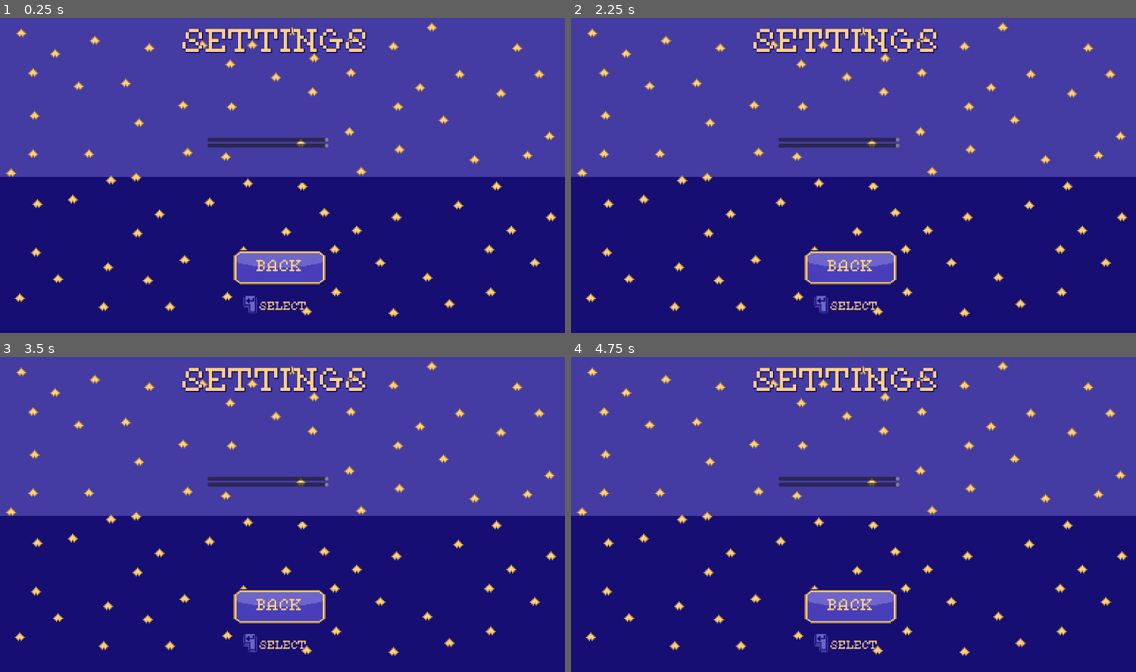
Above: before the commit, frames 1-4 (two rows, left to right).
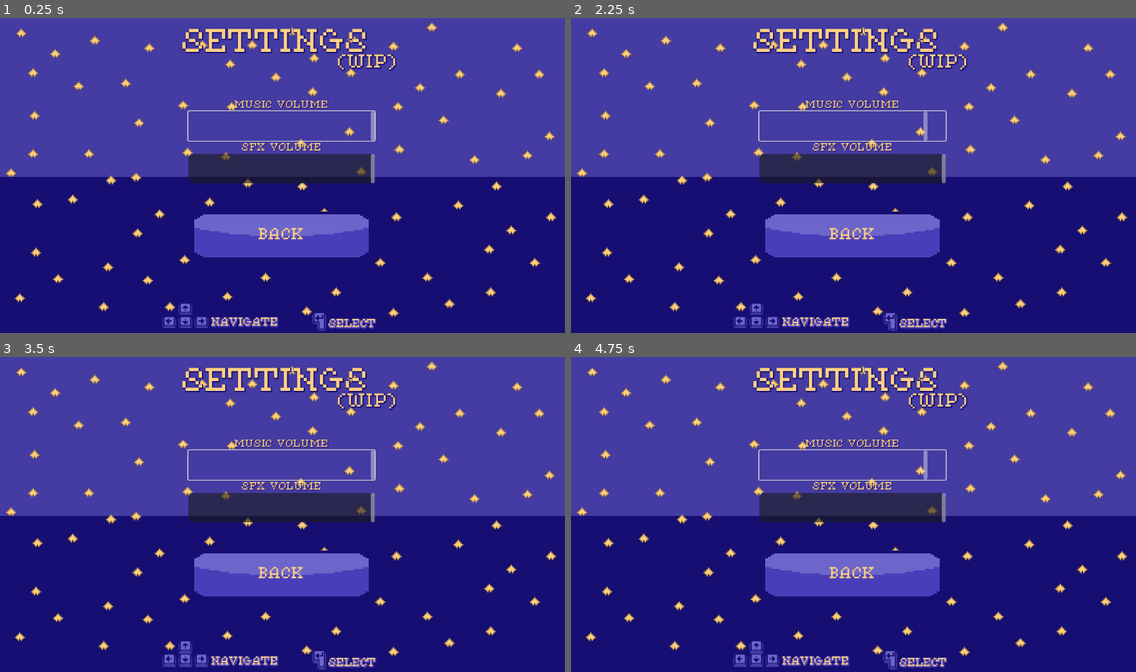
Above: after the commit, the same moments.

Repository: jacio-m/DreamRunner
Game: Godot game, scene res://HUD/config_screen.tscn
Two runs of this game, one before a commit and one after it. Both use one fixed random seed, a clock stepped at 60 frames per second and the inputs below. This scene is started directly instead of the project's main scene. Sound files missing from this copy of the repository are replaced by a short silence.
Inputs:
- Up to frame 1 (0.25 s): no input
- Up to frame 2 (2.25 s): hold Right (ui_right) 0.53-2.03 s; tap Up (ui_up) at 0.77, 1.52 s; hold Left (ui_left) from 2.03 s (still down)
- Up to frame 3 (3.5 s): release Left (ui_left) at 2.78 s; hold Right (ui_right) from 2.78 s (still down); tap Up (ui_up) at 3.02 s
- Up to frame 4 (4.75 s): tap Up (ui_up) at 3.77, 4.52 s; release Right (ui_right) at 4.28 s; hold Left (ui_left) from 4.28 s (still down)

The runs differ from the first frame. In frame 1, 11% of the frame differs, in the area x 28-71%, y 11-100%; in frame 2, 11%; in frame 3, 11%; in frame 4, 11%.

Commit message:
Settings and Slider Enhancements
The Settings Screen now looks better, supports keyboard navigation, and both music and SFX volume levels are saved to the game data.

Diff:
--- a/HUD/SoundSliders.gd
+++ b/HUD/SoundSliders.gd
@@ -1,9 +1,27 @@
 extends VBoxContainer
 
+func _ready():
+	$MusicVolume.focus_entered.disconnect(_on_music_volume_focus_entered)
+	$MusicVolume.grab_focus()
+	$MusicVolume.focus_entered.connect(_on_music_volume_focus_entered)
+	$MusicVolume.value = GameData.music_volume
+	$SFXVolume.value = GameData.sfx_volume
 
 func _on_music_volume_value_changed(value: float):
+	MusicManager.play_SFX("res://Sounds/selectingsound.ogg")
+	GameData.music_volume = value
 	MusicManager.musicPlayer.volume_db = linear_to_db(value)
 
+func _on_sfx_volume_value_changed(value: float):
+	MusicManager.play_SFX("res://Sounds/selectingsound.ogg")
+	GameData.sfx_volume = value
+	MusicManager.set_sfx_volume(value)
 
-func _on_sfx_volume_value_changed(value: float) -> void:
-	MusicManager.set_sfx_volume(value)
+func _on_music_volume_focus_entered() -> void:
+	MusicManager.play_SFX("res://Sounds/selectingsound.ogg")
+
+func _on_sfx_volume_focus_entered() -> void:
+	MusicManager.play_SFX("res://Sounds/selectingsound.ogg")
+
+func _on_back_button_focus_entered() -> void:
+	MusicManager.play_SFX("res://Sounds/selectingsound.ogg")
--- a/HUD/config_screen.gd
+++ b/HUD/config_screen.gd
@@ -2,12 +2,16 @@
 
 func _ready():
 	$ConfirmLabel/EnterKey.play()
-	$BackButton.grab_focus()
-	$BackButton.pressed.connect(main_menu)
+	$NavigateLabel/UpKey.play()
+	$NavigateLabel/DownKey.play()
+	$NavigateLabel/LeftKey.play()
+	$NavigateLabel/RightKey.play()
+	$VolumeSliders/MusicVolume.grab_focus()
+	$VolumeSliders/BackButton.pressed.connect(main_menu)
 
 func main_menu():
 	MusicManager.play_SFX("res://Sounds/entersound.ogg")
-	$BackButton.release_focus()
-	var pressed_style = $BackButton.get("theme_override_styles/pressed")
-	$BackButton.add_theme_stylebox_override("normal", pressed_style)
+	$VolumeSliders/BackButton.release_focus()
+	var pressed_style = $VolumeSliders/BackButton.get("theme_override_styles/pressed")
+	$VolumeSliders/BackButton.add_theme_stylebox_override("normal", pressed_style)
 	FadeAnimation.fade_to_scene("res://HUD/main_menu.tscn")
--- a/HUD/config_screen.tscn
+++ b/HUD/config_screen.tscn
@@ -9,6 +9,84 @@
 [ext_resource type="Texture2D" uid="uid://dawwcfftmwy6q" path="res://HUD/Sprites/enter_key1.png" id="8_gphxe"]
 [ext_resource type="Texture2D" uid="uid://b421tfqxeu1nq" path="res://HUD/Sprites/enter_key2.png" id="9_b056o"]
 [ext_resource type="Script" uid="uid://cgskrf1tdqwj6" path="res://HUD/SoundSliders.gd" id="9_gphxe"]
+[ext_resource type="Texture2D" uid="uid://bjy7gr83rq5vh" path="res://HUD/Sprites/up_key1.png" id="10_xo1hv"]
+[ext_resource type="Texture2D" uid="uid://c0esvier6a7uo" path="res://HUD/Sprites/up_key2.png" id="11_gpe3s"]
+[ext_resource type="Texture2D" uid="uid://d34mf6363jbiy" path="res://HUD/Sprites/down_key1.png" id="12_0kde5"]
+[ext_resource type="Texture2D" uid="uid://bxajn8lrlsmlb" path="res://HUD/Sprites/down_key2.png" id="13_b1222"]
+[ext_resource type="Texture2D" uid="uid://bsht5i32kbgr5" path="res://HUD/Sprites/left_key1.png" id="14_bss33"]
+[ext_resource type="Texture2D" uid="uid://muta7pt4wbdv" path="res://HUD/Sprites/left_key2.png" id="15_2mmkp"]
+[ext_resource type="Texture2D" uid="uid://c5ao607e7n5lw" path="res://HUD/Sprites/right_key1.png" id="16_g5qd7"]
+[ext_resource type="Texture2D" uid="uid://dbucc47icgko4" path="res://HUD/Sprites/right_key2.png" id="17_38k71"]
+
+[sub_resource type="SpriteFrames" id="SpriteFrames_f15cq"]
+animations = [{
+"frames": [{
+"duration": 1.0,
+"texture": ExtResource("8_gphxe")
+}, {
+"duration": 1.0,
+"texture": ExtResource("9_b056o")
+}],
+"loop": true,
+"name": &"Enter Key",
+"speed": 2.0
+}]
+
+[sub_resource type="SpriteFrames" id="SpriteFrames_6ihbg"]
+animations = [{
+"frames": [{
+"duration": 1.0,
+"texture": ExtResource("10_xo1hv")
+}, {
+"duration": 1.0,
+"texture": ExtResource("11_gpe3s")
+}],
+"loop": true,
+"name": &"Up Key",
+"speed": 2.0
+}]
+
+[sub_resource type="SpriteFrames" id="SpriteFrames_sr7wp"]
+animations = [{
+"frames": [{
+"duration": 1.0,
+"texture": ExtResource("12_0kde5")
+}, {
+"duration": 1.0,
+"texture": ExtResource("13_b1222")
+}],
+"loop": true,
+"name": &"Down Key",
+"speed": 2.0
+}]
+
+[sub_resource type="SpriteFrames" id="SpriteFrames_uxtvu"]
+animations = [{
+"frames": [{
+"duration": 1.0,
+"texture": ExtResource("14_bss33")
+}, {
+"duration": 1.0,
+"texture": ExtResource("15_2mmkp")
+}],
+"loop": true,
+"name": &"Left Key",
+"speed": 2.0
+}]
+
+[sub_resource type="SpriteFrames" id="SpriteFrames_5x0vb"]
+animations = [{
+"frames": [{
+"duration": 1.0,
+"texture": ExtResource("16_g5qd7")
+}, {
+"duration": 1.0,
+"texture": ExtResource("17_38k71")
+}],
+"loop": true,
+"name": &"Right Key",
+"speed": 2.0
+}]
 
 [sub_resource type="StyleBoxTexture" id="StyleBoxTexture_nvavp"]
 texture = ExtResource("6_uqe8c")
@@ -19,29 +97,15 @@
 [sub_resource type="StyleBoxTexture" id="StyleBoxTexture_uqe8c"]
 texture = ExtResource("4_nvavp")
 
-[sub_resource type="SpriteFrames" id="SpriteFrames_f15cq"]
-animations = [{
-"frames": [{
-"duration": 1.0,
-"texture": ExtResource("8_gphxe")
-}, {
-"duration": 1.0,
-"texture": ExtResource("9_b056o")
-}],
-"loop": true,
-"name": &"Enter Key",
-"speed": 2.0
-}]
-
-[node name="Config" type="Node"]
+[node name="Settings" type="Node"]
 script = ExtResource("1_xc0qo")
 
-[node name="WIP" type="Sprite2D" parent="."]
+[node name="SettingsBG" type="Sprite2D" parent="."]
 scale = Vector2(3, 3)
 texture = ExtResource("2_gphxe")
 centered = false
 
-[node name="Label" type="Label" parent="."]
+[node name="SettingsLabel" type="Label" parent="."]
 anchors_preset = 5
 anchor_left = 0.5
 anchor_right = 0.5
@@ -57,18 +121,125 @@
 theme_override_font_sizes/font_size = 60
 text = "SETTINGS"
 
-[node name="BackButton" type="Button" parent="."]
-anchors_preset = 8
+[node name="WIP" type="Label" parent="SettingsLabel"]
+layout_mode = 1
+anchors_preset = 5
 anchor_left = 0.5
-anchor_top = 0.5
 anchor_right = 0.5
-anchor_bottom = 0.5
-offset_left = -103.0
-offset_top = 116.0
-offset_right = 91.0
-offset_bottom = 261.0
+offset_left = 127.0
+offset_top = 51.0
+offset_right = 507.0
+offset_bottom = 105.0
 grow_horizontal = 2
-grow_vertical = 2
+theme_override_colors/font_color = Color(1, 0.819608, 0.513726, 1)
+theme_override_colors/font_shadow_color = Color(0.0862745, 0.054902, 0.447059, 1)
+theme_override_constants/shadow_outline_size = 6
+theme_override_fonts/font = ExtResource("3_lul8w")
+theme_override_font_sizes/font_size = 35
+text = "(WIP)"
+
+[node name="ConfirmLabel" type="Label" parent="."]
+offset_left = 670.0
+offset_top = 619.0
+offset_right = 745.0
+offset_bottom = 644.0
+scale = Vector2(1.3, 1.3)
+theme_override_colors/font_color = Color(1, 0.819608, 0.513726, 1)
+theme_override_colors/font_shadow_color = Color(0.282353, 0.243137, 0.72549, 1)
+theme_override_constants/shadow_outline_size = 6
+theme_override_fonts/font = ExtResource("3_lul8w")
+text = "SELECT"
+
+[node name="EnterKey" type="AnimatedSprite2D" parent="ConfirmLabel"]
+position = Vector2(-14.6154, 3.84615)
+sprite_frames = SubResource("SpriteFrames_f15cq")
+animation = &"Enter Key"
+
+[node name="NavigateLabel" type="Label" parent="."]
+offset_left = 431.0
+offset_top = 616.0
+offset_right = 536.0
+offset_bottom = 639.0
+scale = Vector2(1.3, 1.3)
+theme_override_colors/font_color = Color(1, 0.819608, 0.513726, 1)
+theme_override_colors/font_shadow_color = Color(0.282353, 0.243137, 0.72549, 1)
+theme_override_constants/shadow_outline_size = 6
+theme_override_fonts/font = ExtResource("3_lul8w")
+text = "NAVIGATE"
+
+[node name="UpKey" type="AnimatedSprite2D" parent="NavigateLabel"]
+position = Vector2(-40.7693, -13.8462)
+sprite_frames = SubResource("SpriteFrames_6ihbg")
+animation = &"Up Key"
+
+[node name="DownKey" type="AnimatedSprite2D" parent="NavigateLabel"]
+position = Vector2(-40.7693, 6.92307)
+sprite_frames = SubResource("SpriteFrames_sr7wp")
+animation = &"Down Key"
+
+[node name="LeftKey" type="AnimatedSprite2D" parent="NavigateLabel"]
+position = Vector2(-66.1539, 6.92308)
+sprite_frames = SubResource("SpriteFrames_uxtvu")
+animation = &"Left Key"
+
+[node name="RightKey" type="AnimatedSprite2D" parent="NavigateLabel"]
+position = Vector2(-15.3846, 6.92308)
+sprite_frames = SubResource("SpriteFrames_5x0vb")
+animation = &"Right Key"
+
+[node name="Control" type="Control" parent="."]
+layout_mode = 3
+anchors_preset = 0
+offset_right = 40.0
+offset_bottom = 40.0
+
+[node name="VolumeSliders" type="VBoxContainer" parent="."]
+offset_left = 384.0
+offset_top = 173.0
+offset_right = 764.0
+offset_bottom = 547.0
+script = ExtResource("9_gphxe")
+
+[node name="MusicVolumeLabel" type="Label" parent="VolumeSliders"]
+layout_mode = 2
+theme_override_colors/font_color = Color(1, 0.819608, 0.513726, 1)
+theme_override_colors/font_shadow_color = Color(0.0862745, 0.054902, 0.447059, 1)
+theme_override_fonts/font = ExtResource("3_lul8w")
+theme_override_font_sizes/font_size = 20
+text = "MUSIC VOLUME"
+horizontal_alignment = 1
+
+[node name="MusicVolume" type="HScrollBar" parent="VolumeSliders"]
+custom_minimum_size = Vector2(0, 60)
+layout_mode = 2
+focus_mode = 2
+mouse_filter = 2
+max_value = 1.0
+step = 0.1
+value = 1.0
+
+[node name="SFXVolumeLabel" type="Label" parent="VolumeSliders"]
+layout_mode = 2
+theme_override_colors/font_color = Color(1, 0.819608, 0.513726, 1)
+theme_override_colors/font_shadow_color = Color(0.0862745, 0.054902, 0.447059, 1)
+theme_override_fonts/font = ExtResource("3_lul8w")
+theme_override_font_sizes/font_size = 20
+text = "SFX VOLUME"
+horizontal_alignment = 1
+
+[node name="SFXVolume" type="HScrollBar" parent="VolumeSliders"]
+custom_minimum_size = Vector2(0, 60)
+layout_mode = 2
+focus_mode = 2
+mouse_filter = 2
+mouse_default_cursor_shape = 2
+max_value = 1.0
+step = 0.1
+value = 1.0
+
+[node name="BackButton" type="Button" parent="VolumeSliders"]
+custom_minimum_size = Vector2(0, 200)
+layout_mode = 2
 mouse_filter = 2
 theme_override_colors/font_color = Color(1, 0.819608, 0.513726, 1)
 theme_override_colors/font_focus_color = Color(1, 0.819608, 0.513726, 1)
@@ -80,45 +251,8 @@
 theme_override_styles/normal = SubResource("StyleBoxTexture_uqe8c")
 text = "BACK"
 
-[node name="ConfirmLabel" type="Label" parent="."]
-offset_left = 529.0
-offset_top = 583.5
-offset_right = 604.0
-offset_bottom = 608.5
-scale = Vector2(1.3, 1.3)
-theme_override_colors/font_color = Color(1, 0.819608, 0.513726, 1)
-theme_override_fonts/font = ExtResource("3_lul8w")
-text = "SELECT"
-
-[node name="EnterKey" type="AnimatedSprite2D" parent="ConfirmLabel"]
-position = Vector2(-14.6154, 3.84615)
-sprite_frames = SubResource("SpriteFrames_f15cq")
-animation = &"Enter Key"
-
-[node name="Control" type="Control" parent="."]
-layout_mode = 3
-anchors_preset = 0
-offset_right = 40.0
-offset_bottom = 40.0
-
-[node name="VBoxContainer" type="VBoxContainer" parent="."]
-offset_left = 423.0
-offset_top = 250.0
-offset_right = 670.0
-offset_bottom = 415.0
-script = ExtResource("9_gphxe")
-
-[node name="MusicVolume" type="HScrollBar" parent="VBoxContainer"]
-layout_mode = 2
-max_value = 1.0
-step = 0.1
-value = 1.0
-
-[node name="SFXVolume" type="HScrollBar" parent="VBoxContainer"]
-layout_mode = 2
-max_value = 1.0
-step = 0.1
-value = 1.0
-
-[connection signal="value_changed" from="VBoxContainer/MusicVolume" to="VBoxContainer" method="_on_music_volume_value_changed"]
-[connection signal="value_changed" from="VBoxContainer/SFXVolume" to="VBoxContainer" method="_on_sfx_volume_value_changed"]
+[connection signal="focus_entered" from="VolumeSliders/MusicVolume" to="VolumeSliders" method="_on_music_volume_focus_entered"]
+[connection signal="value_changed" from="VolumeSliders/MusicVolume" to="VolumeSliders" method="_on_music_volume_value_changed"]
+[connection signal="focus_entered" from="VolumeSliders/SFXVolume" to="VolumeSliders" method="_on_sfx_volume_focus_entered"]
+[connection signal="value_changed" from="VolumeSliders/SFXVolume" to="VolumeSliders" method="_on_sfx_volume_value_changed"]
+[connection signal="focus_entered" from="VolumeSliders/BackButton" to="VolumeSliders" method="_on_back_button_focus_entered"]
--- a/HUD/main_menu.tscn
+++ b/HUD/main_menu.tscn
@@ -264,6 +264,8 @@
 offset_right = 104.0
 offset_bottom = 653.0
 theme_override_colors/font_color = Color(1, 0.819608, 0.513726, 1)
+theme_override_colors/font_shadow_color = Color(0.282353, 0.243137, 0.72549, 1)
+theme_override_constants/shadow_outline_size = 6
 theme_override_fonts/font = ExtResource("7_xudqj")
 text = "DEMO 0.4V"
 
@@ -274,6 +276,8 @@
 offset_bottom = 638.0
 scale = Vector2(1.3, 1.3)
 theme_override_colors/font_color = Color(1, 0.819608, 0.513726, 1)
+theme_override_colors/font_shadow_color = Color(0.282353, 0.243137, 0.72549, 1)
+theme_override_constants/shadow_outline_size = 6
 theme_override_fonts/font = ExtResource("7_xudqj")
 text = "NAVIGATE"
 
@@ -296,6 +300,8 @@
 offset_bottom = 642.0
 scale = Vector2(1.3, 1.3)
 theme_override_colors/font_color = Color(1, 0.819608, 0.513726, 1)
+theme_override_colors/font_shadow_color = Color(0.282353, 0.243137, 0.72549, 1)
+theme_override_constants/shadow_outline_size = 6
 theme_override_fonts/font = ExtResource("7_xudqj")
 text = "SELECT"
 
--- a/Levels/level.gd
+++ b/Levels/level.gd
@@ -29,7 +29,6 @@
 var game_running : bool
 var current_progress: float = 0.0
 var progress_smoothing : float = 5.0
-var item_prob : int
 
 func _ready():
 	MusicManager.play_music("res://Sounds/Takashi Lee - Dream sweet-(main cutted).ogg")
--- a/game_data.gd
+++ b/game_data.gd
@@ -1,3 +1,5 @@
 extends Node
 
 var feather_count : int = 0
+var music_volume: float = 1.0
+var sfx_volume: float = 1.0
Not shown: 1 places in HUD/config_screen.tscn that only renumber resources
